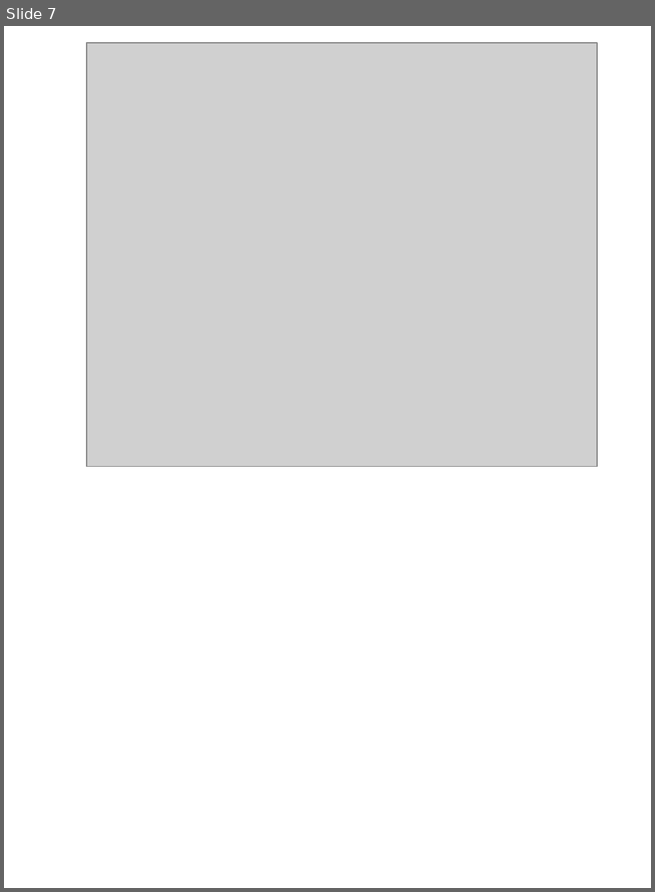
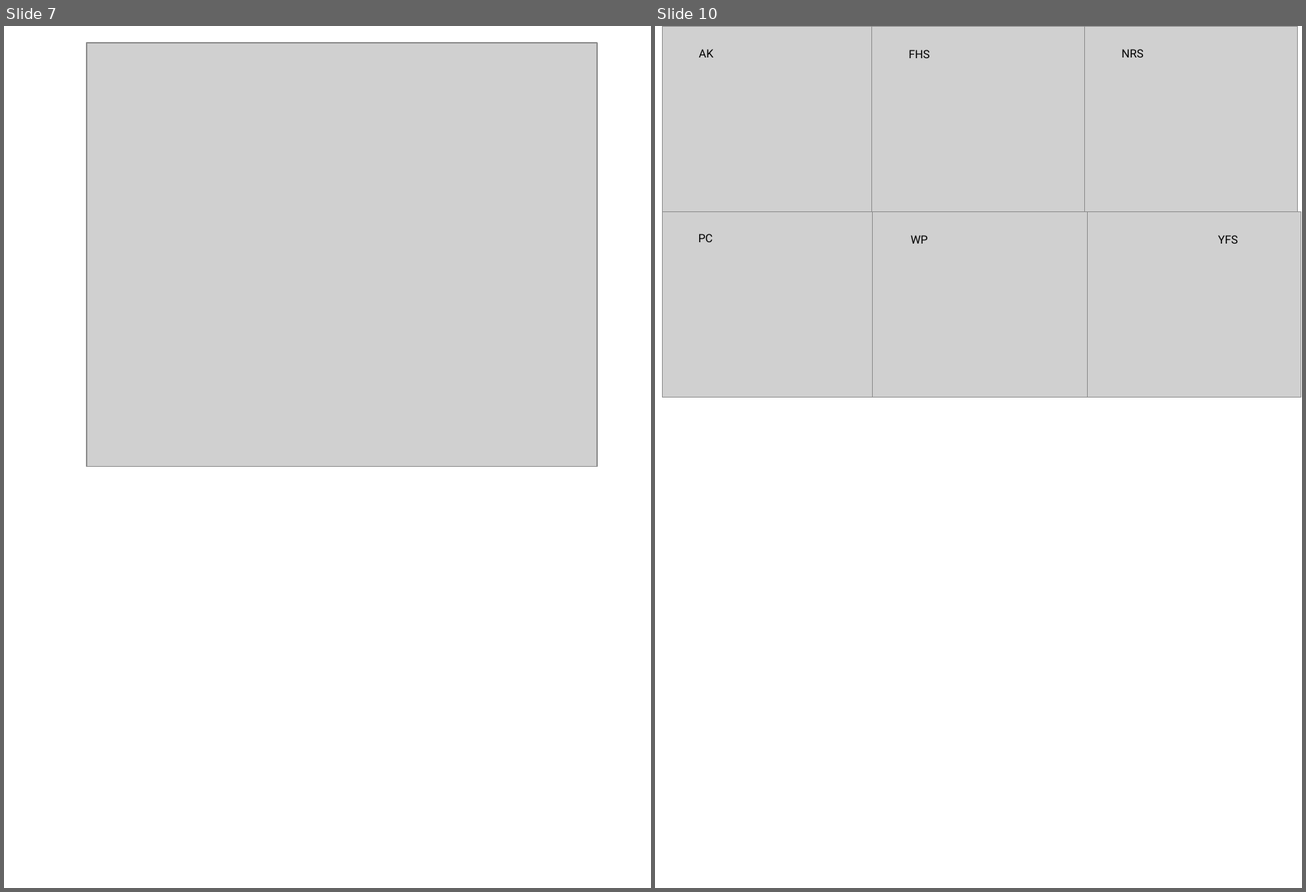
Before and after one commit to varyl97/BeringSeaFishes_GAM_Analyses, a slide deck: Figures/figure_annotations.pptx. Shown side by side, each under a label of ours: slide 7 before the commit, slides 7 and 10 after it; the slides between them are not shown. The pictures are 655x892 and 1306x892 pixels, drawn with LibreOffice and Linux fonts; fonts in the diff are those of the drawing; grey boxes stand for pictures. Boxes give left, top, right and bottom in pixels: in the first picture for what was removed or moved away, otherwise in the second. Text is boxed around its words. In the diff, an @@ line names an element or a change of style, - is before the commit and + after.

```diff
--- a/Figures/figure_annotations.pptx
+++ b/Figures/figure_annotations.pptx
@@ slide 10 added at [655,26,1302,888], background #FFFFFF @@
@@ group added at [662,26,1301,397]: 6 pictures, 6 texts @@
+AK
+NRS
+FHS
+PC
+YFS
+WP
```
Also in this commit, not shown: 2 other slides added, 41 other files.
